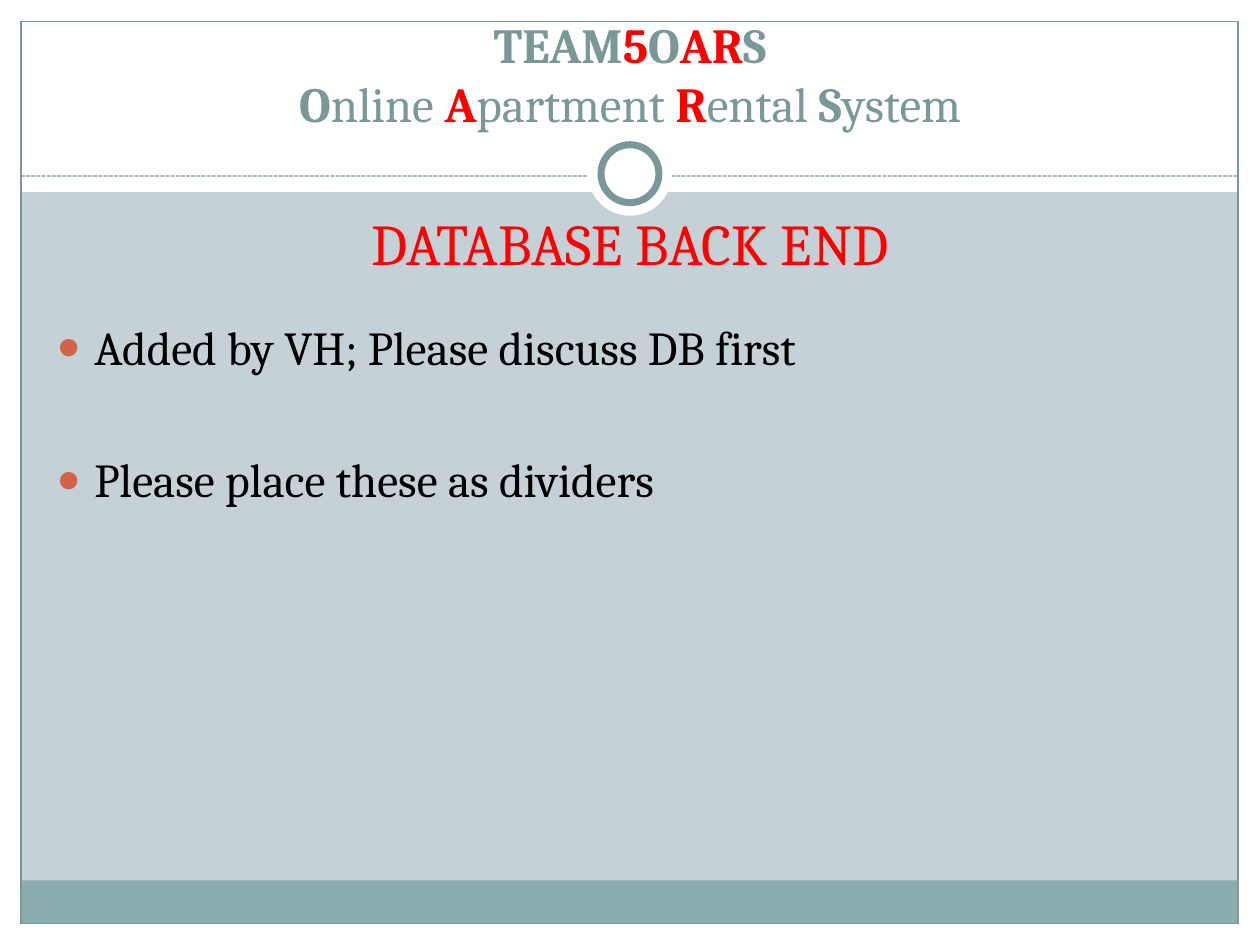
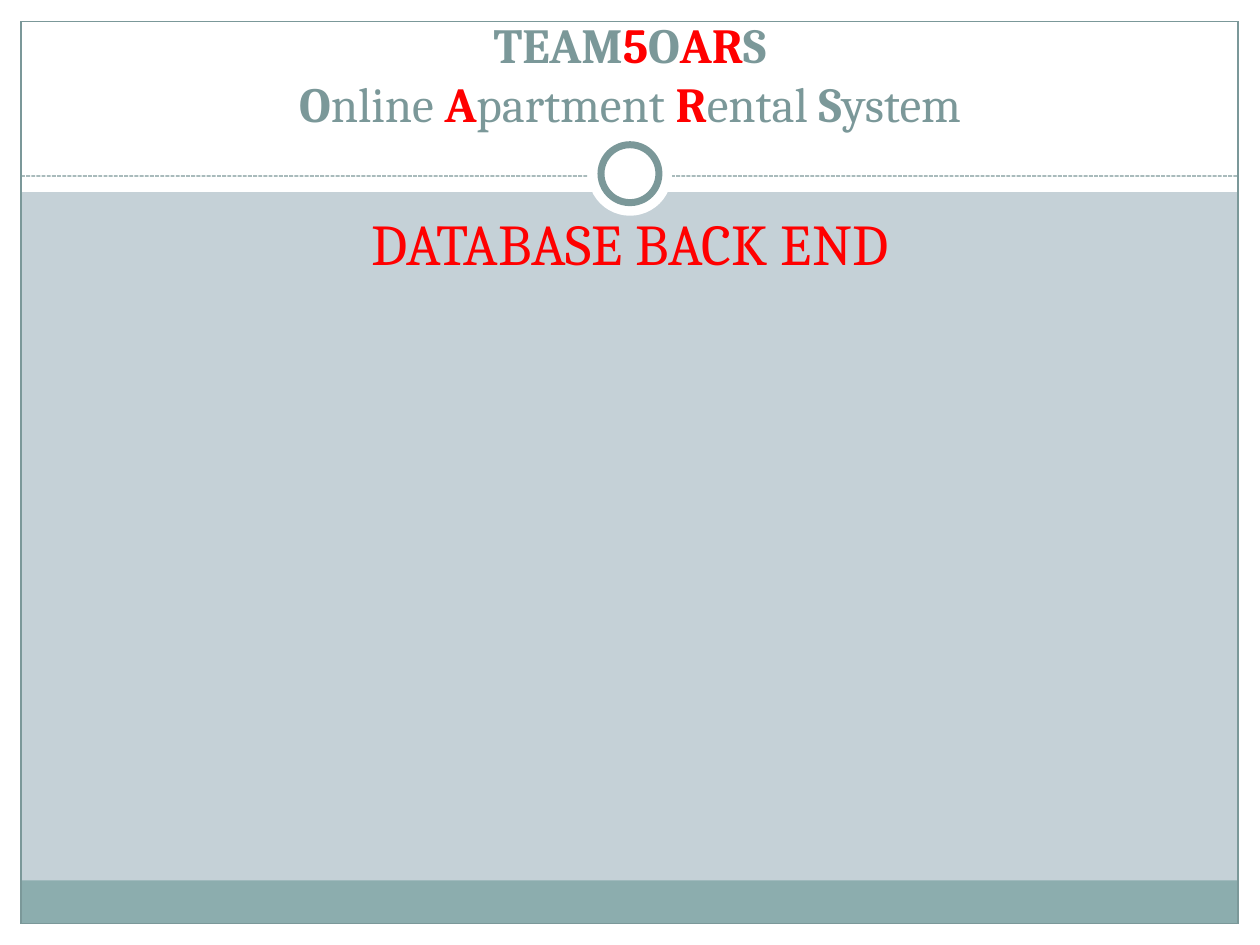
Before and after one commit to silva2972/OARS_PROJECT, a slide deck: slide 2 of TEAM PROJECT DELIVERABLES/TEAM5OARS.pptx. Drawn at 1260x945 pixels with LibreOffice and Linux fonts; fonts in the diff are those of the drawing. Boxes give left, top, right and bottom in pixels: in the first picture for what was removed or moved away, otherwise in the second. Text is boxed around its words. In the diff, an @@ line names an element or a change of style, - is before the commit and + after.

Commit message:
made small changes

```diff
--- a/TEAM PROJECT DELIVERABLES/TEAM5OARS.pptx
+++ b/TEAM PROJECT DELIVERABLES/TEAM5OARS.pptx
@@ text removed at (x1=94, y1=331, x2=795, y2=507) @@
-● Added by VH; Please discuss DB first
-● Please place these as dividers
```
Also in this commit, not shown: 1 slide removed.
